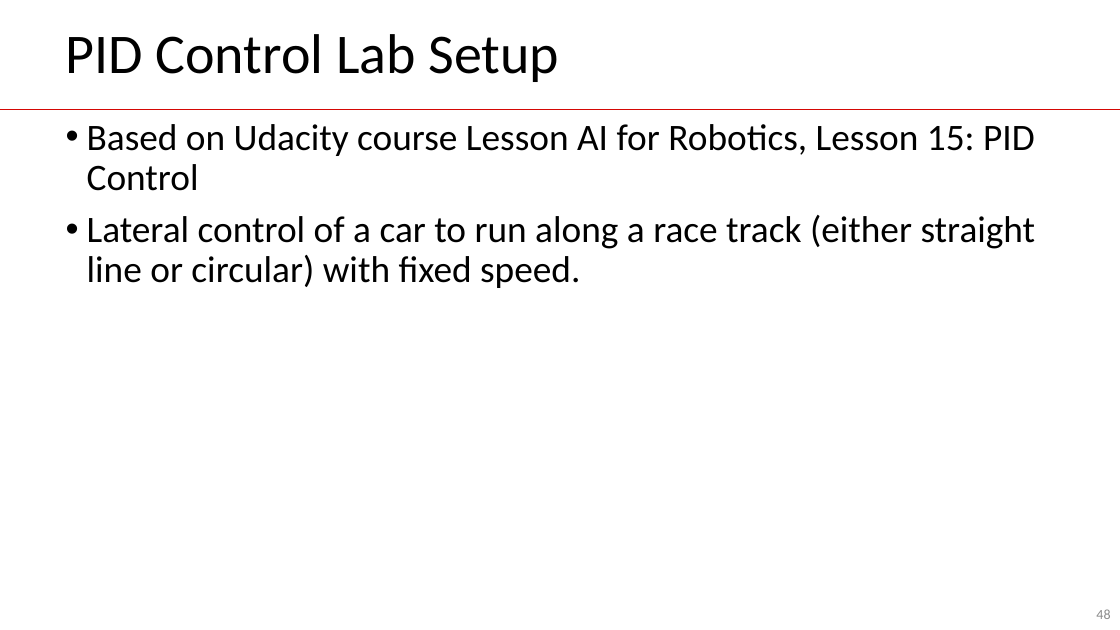
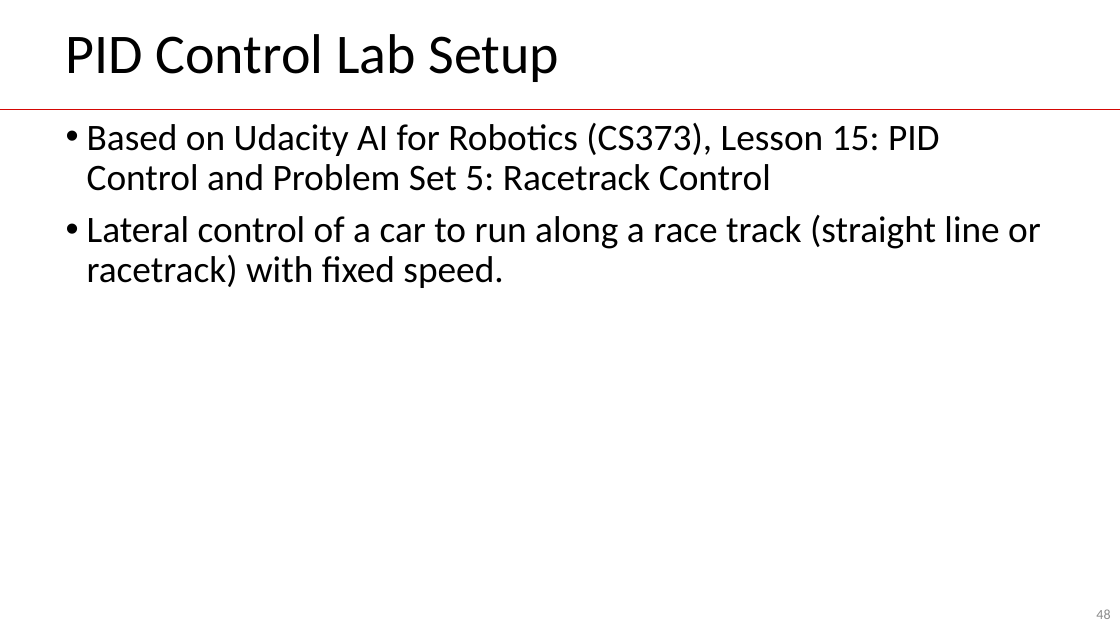
Before and after one commit to guhofstra/CSC144V, a slide deck: slide 48 of PPTs/L8 Control.pptx. Drawn at 1120x630 pixels with LibreOffice and Linux fonts; fonts in the diff are those of the drawing. Boxes give left, top, right and bottom in pixels: in the first picture for what was removed or moved away, otherwise in the second. Text is boxed around its words. In the diff, an @@ line names an element or a change of style, - is before the commit and + after.

```diff
--- a/PPTs/L8 Control.pptx
+++ b/PPTs/L8 Control.pptx
@@ text at [87, 123, 1041, 288]: text changed @@
-• Based on Udacity course Lesson AI for Robotics, Lesson 15: PID Control
-• Lateral control of a car to run along a race track (either straight line or circular) with fixed speed.
+• Based on Udacity AI for Robotics (CS373), Lesson 15: PID Control and Problem Set 5: Racetrack Control
+• Lateral control of a car to run along a race track (straight line or racetrack) with fixed speed.
```
Also in this commit, not shown: 1 other slide changed, 19 other files.
